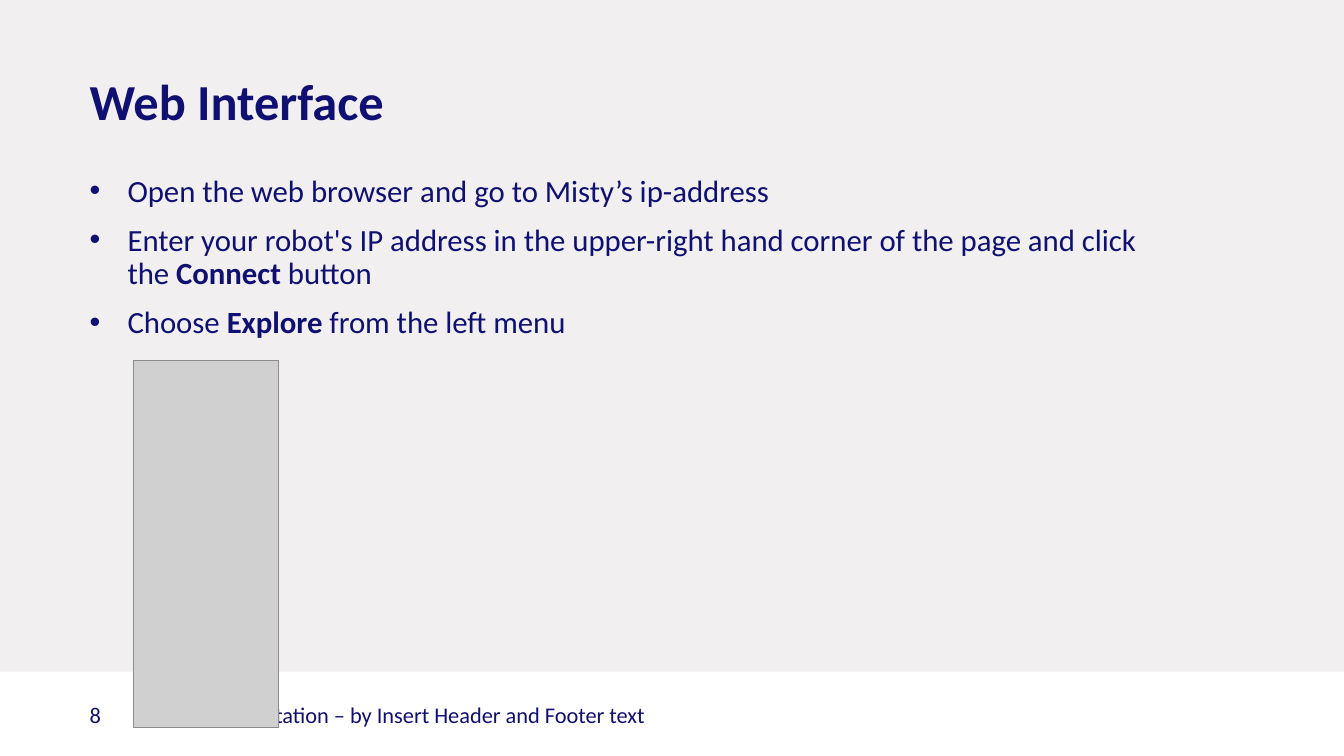
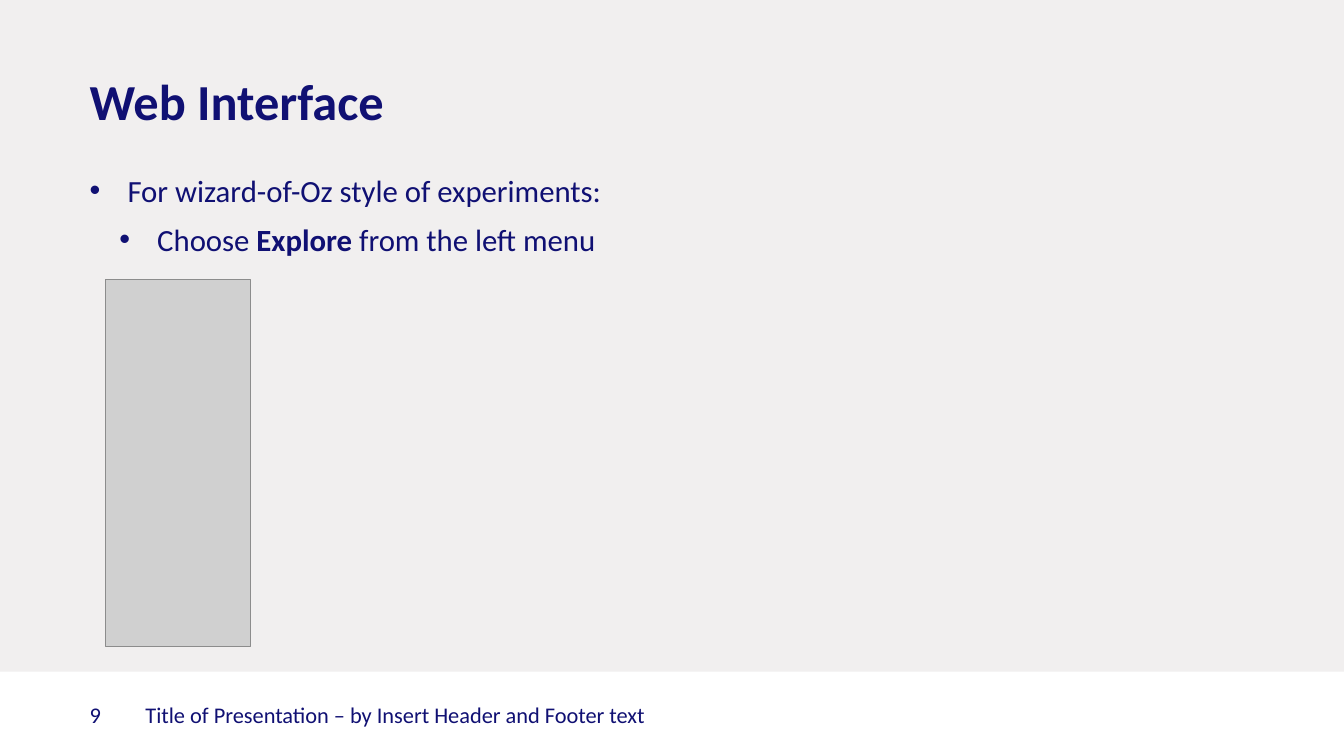
Before and after one commit to Rctue/nao-lib, a slide deck: slide 9 of Misty tutorial.pptx (slide 8 before the commit). Drawn at 1344x756 pixels with LibreOffice and Linux fonts; fonts in the diff are those of the drawing; grey boxes stand for pictures; background and template pictures are left out. Boxes give left, top, right and bottom in pixels: in the first picture for what was removed or moved away, otherwise in the second. Text is boxed around its words. In the diff, an @@ line names an element or a change of style, - is before the commit and + after.

```diff
--- a/Misty tutorial.pptx
+++ b/Misty tutorial.pptx
@@ text at box(128, 180, 601, 207): text changed @@
-• Open the web browser and go to Misty’s ip-address
-• Enter your robot's IP address in the upper-right hand corner of the page and click the Connect button
+• For wizard-of-Oz style of experiments:
@@ text at box(157, 229, 595, 256): list level 1 to 3 in "Choose Explore from the left ..." @@
@@ picture: place and size @@
-picture at box(134, 361, 279, 728)
+picture at box(106, 279, 251, 646)
@@ page number at box(90, 708, 101, 723): text changed @@
-8
+9
```
Also in this commit, not shown: 4 other slides changed, 4 slides added, 1 other file.
